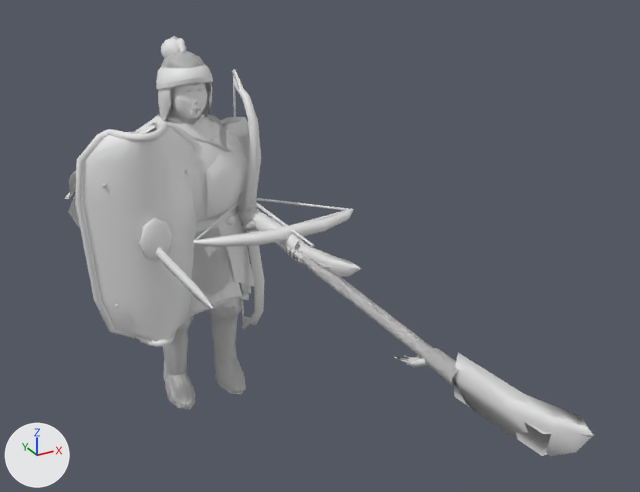
What one commit did to the glTF model assets/river_gate/figures/river_company.glb.
The view is the same before and after, from a camera (50 mm lens) standing at (-1.39, -3.81, 2.56) and looking at (0.22, -0.89, 1.1). Every picture has the same lights, and +X, +Y and +Z are marked at lower left. The first picture is the older version. Vertices at exactly the same position are counted once.

The first picture shows 'ArcherClose', 'Arms4Close', 'Arms4Line', 'Arms5Close', 'Arms6Close', 'Arms7Close', 'Arms7Line', 'GuardClose', 'GuardLine', 'OfficerClose', 'OfficerLine', 'PlayerClose', 'PlayerLine' and 18 more.
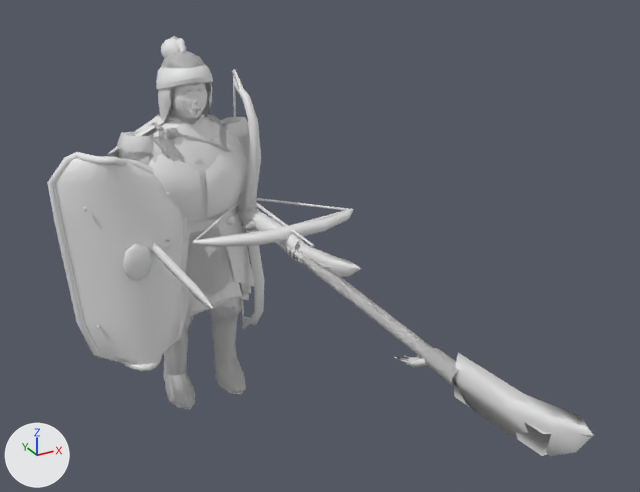
The change in detail:
me_arms7close is used by ob_arms7close; location (0.0, 0.0, 0.0).
me_arms7close had 632 vertices, 962 faces and spanned x -0.575..0.362, y -1.13..0.093, z 0.448..1.489.
me_arms7close now has 632 vertices, 962 faces and spans x -0.671..0.362, y -1.13..0.093, z 0.351..1.392.
me_arms7close part 1: the loose piece of 50 vertices spanning x -0.348..-0.198, y -0.309..-0.253, z 0.893..1.105 is scaled about its middle by (0.886, 0.929, 0.858), then moved by (-0.089, 0.018, -0.097).
me_arms7close part 2: 332 of 632 vertices moved; they spanned x -0.575..0.027, y -0.295..-0.083, z 0.448..1.489 and now span x -0.671..-0.064, y -0.298..-0.04, z 0.351..1.392; mean shift (-0.116, 0.014, -0.105); largest move (-0.151, -0.131, 1.489) -> (-0.351, -0.091, 1.318).
Other edits to the shape of me_arms7close do not show in these pictures.
me_arms7line is used by ob_arms7line; location (0.0, 0.0, 0.0).
me_arms7line had 238 vertices, 356 faces and spanned x -0.575..0.351, y -1.111..0.071, z 0.448..1.489.
me_arms7line now has 238 vertices, 356 faces and spans x -0.671..0.351, y -1.111..0.071, z 0.351..1.392.
me_arms7line part 3: the loose piece of 35 vertices spanning x -0.35..-0.196, y -0.309..-0.256, z 0.893..1.105 is scaled about its middle by (0.886, 0.929, 0.858), then moved by (-0.089, 0.018, -0.097).
me_arms7line part 4: 166 of 238 vertices moved; they spanned x -0.575..0.029, y -0.297..-0.083, z 0.448..1.489 and now span x -0.671..-0.062, y -0.3..-0.04, z 0.351..1.392; mean shift (-0.116, 0.013, -0.105); largest move (-0.135, -0.14, 1.471) -> (-0.321, -0.105, 1.308).
Other edits to the shape of me_arms7line do not show in these pictures.

Boxes (x1, y1, x2, y2) around the edits, measured in the pictures (640 x 492 px; the box of a moved part takes in the faces that stretch with it):
'Arms7Close', reshaped (10% wider)
    before: (75, 121, 352, 347)
    after: (47, 152, 352, 371)
'Arms7Line', reshaped (14% wider)
    before: (80, 121, 275, 345)
    after: (52, 153, 275, 369)
part 1 of me_arms7close, moved or reshaped
    before: (140, 218, 173, 261)
    after: (123, 244, 152, 281)
part 2 of me_arms7close, moved or reshaped
    before: (75, 121, 198, 347)
    after: (47, 152, 189, 371)
part 3 of me_arms7line, moved or reshaped
    before: (139, 218, 171, 261)
    after: (122, 244, 151, 281)
part 4 of me_arms7line, moved or reshaped
    before: (80, 121, 197, 345)
    after: (52, 153, 187, 369)
